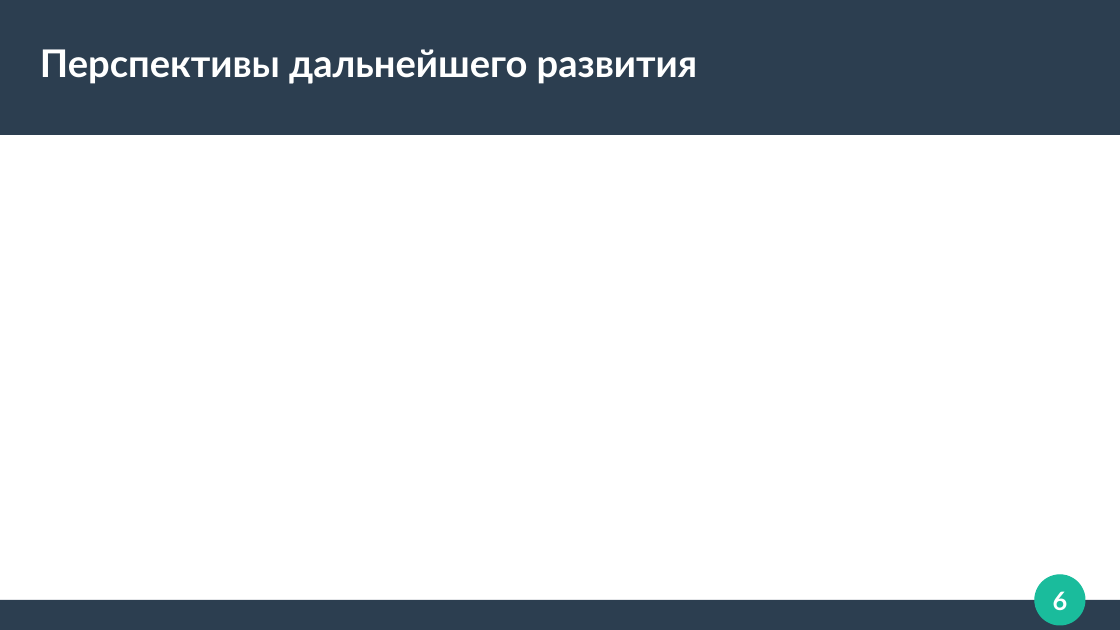
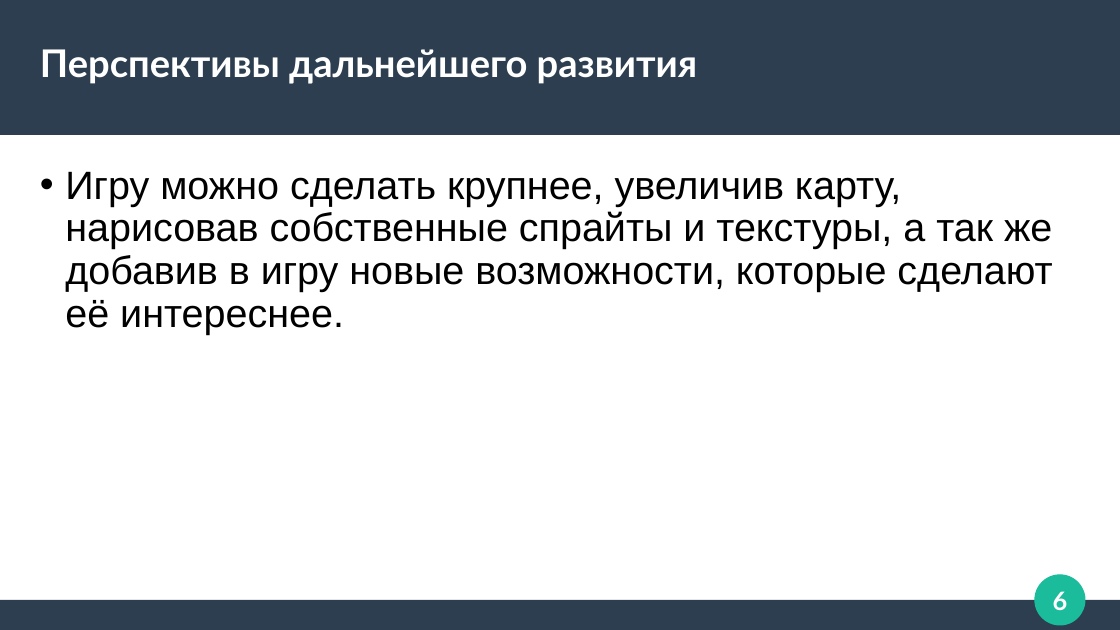
Before and after one commit to dast3rr/pygameproject_2DPlaformer, a slide deck: slide 6 of doc/презентация.pptx. Drawn at 1120x630 pixels with LibreOffice and Linux fonts; fonts in the diff are those of the drawing. Boxes give left, top, right and bottom in pixels: in the first picture for what was removed or moved away, otherwise in the second. Text is boxed around its words. In the diff, an @@ line names an element or a change of style, - is before the commit and + after.

```diff
--- a/doc/презентация.pptx
+++ b/doc/презентация.pptx
@@ text added at (65,171,1052,334), 28 pt, text #000000 @@
+• Игру можно сделать крупнее, увеличив карту, нарисовав собственные спрайты и текстуры, а так же добавив в игру новые возможности, которые сделают её интереснее.
```
Also in this commit, not shown: 1 other slide changed.
